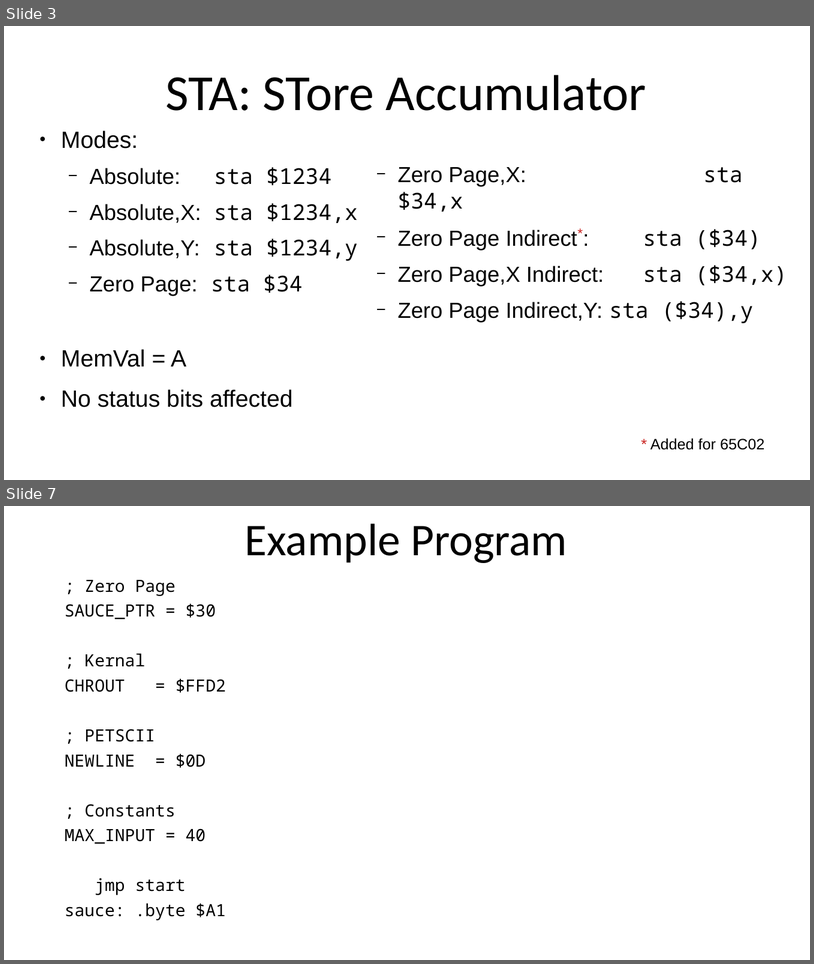
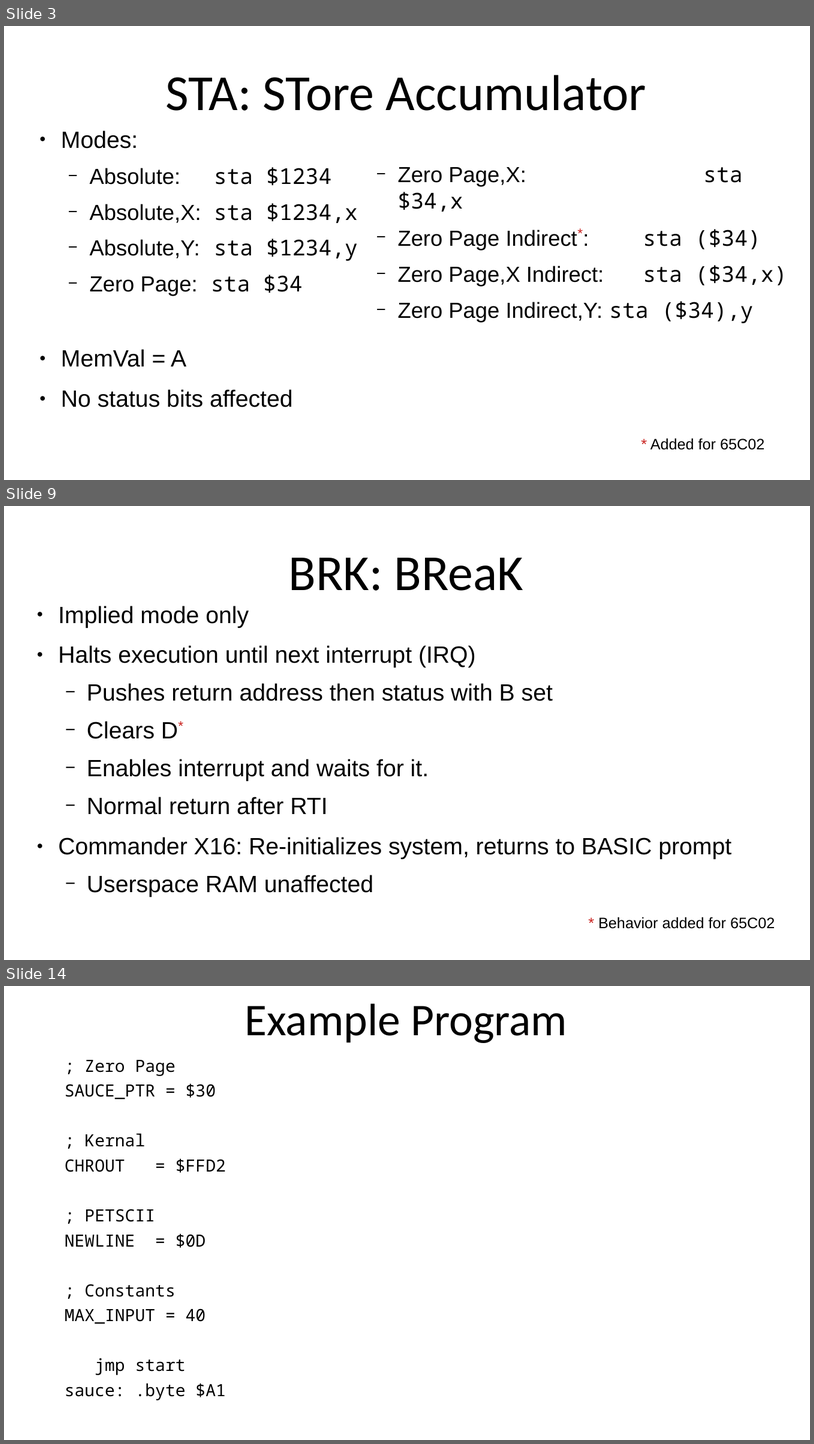
Before and after one commit to SlithyMatt/x16-assembly-tutorial, a slide deck: Lesson7/Lesson7.odp. Shown one above the other, each under a label of ours: slides 3 and 7 before the commit, slides 3, 9 and 14 after it; the slides between them are not shown. The pictures are 814x964 and 814x1444 pixels, drawn with LibreOffice and Linux fonts; fonts in the diff are those of the drawing. Boxes give left, top, right and bottom in pixels: in the first picture for what was removed or moved away, otherwise in the second. Text is boxed around its words. In the diff, an @@ line names an element or a change of style, - is before the commit and + after.

```diff
--- a/Lesson7/Lesson7.odp
+++ b/Lesson7/Lesson7.odp
@@ slide 9 added at (x1=4, y1=506, x2=810, y2=960), background #FFFFFF @@
@@ title added at (x1=288, y1=558, x2=524, y2=591), 60 pt, text #000000 @@
+BRK: BReaK
@@ text added at (x1=58, y1=606, x2=732, y2=897), 28 pt, text #000000 @@
+● Implied mode only
+● Halts execution until next interrupt (IRQ)
+  − Pushes return address then status with B set
+  − Clears D*
+  − Enables interrupt and waits for it.
+  − Normal return after RTI
+● Commander X16: Re-initializes system, returns to BASIC prompt
+  − Userspace RAM unaffected
@@ text added at (x1=599, y1=916, x2=775, y2=928), 18 pt, text #000000 @@
+* Behavior added for 65C02
@@ what was slide 7 is now slide 14 @@
```
Also in this commit, not shown: 2 slides changed, 7 other slides added, 1 slide removed, 1 other file.
